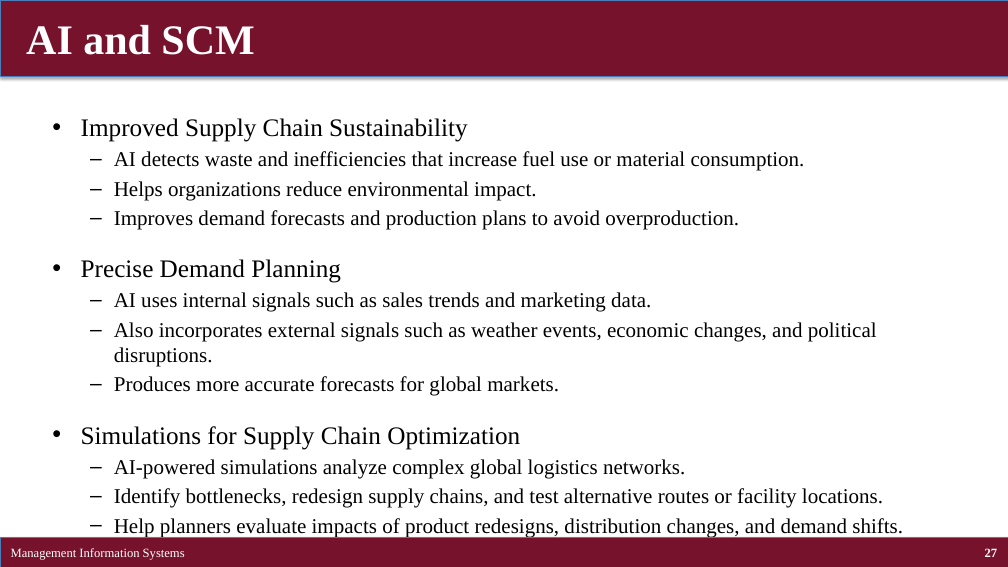
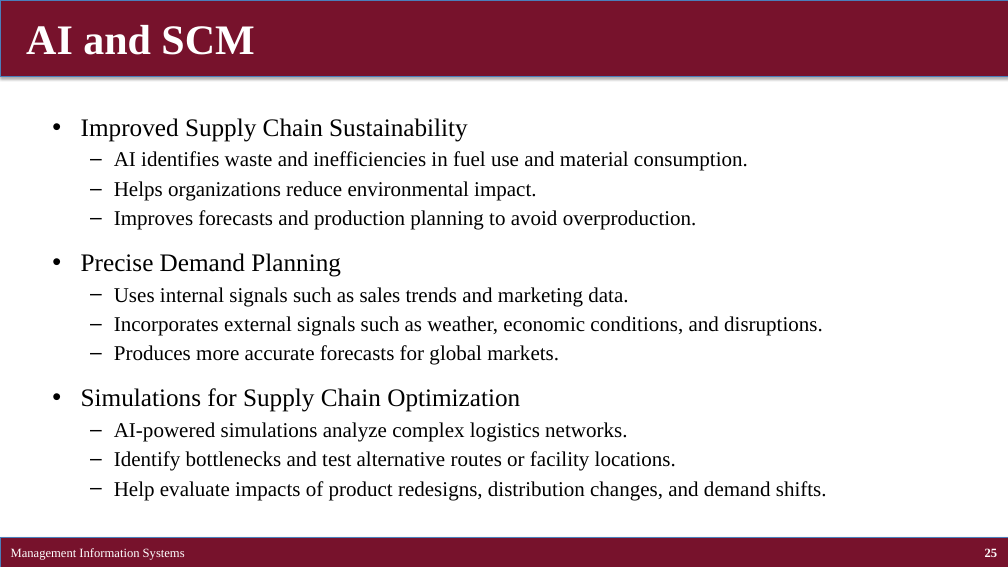
Before and after one commit to brianhwpark/brianhwpark.github.io, a slide deck: slide 25 of files/teaching-resources/concordiacollege-busn-315/busn-315-lecture-note/busn315-ch09.pptx (slide 27 before the commit). Drawn at 1008x567 pixels with LibreOffice and Linux fonts; fonts in the diff are those of the drawing. Boxes give left, top, right and bottom in pixels: in the first picture for what was removed or moved away, otherwise in the second. Text is boxed around its words. In the diff, an @@ line names an element or a change of style, - is before the commit and + after.

```diff
--- a/files/teaching-resources/concordiacollege-busn-315/busn-315-lecture-note/busn315-ch09.pptx
+++ b/files/teaching-resources/concordiacollege-busn-315/busn-315-lecture-note/busn315-ch09.pptx
@@ text at (114,151,748,171): text changed @@
-  – AI detects waste and inefficiencies that increase fuel use or material consumption.
+  – AI identifies waste and inefficiencies in fuel use and material consumption.
@@ text at (114,210,697,230): text changed @@
-  – Improves demand forecasts and production plans to avoid overproduction.
+  – Improves forecasts and production planning to avoid overproduction.
@@ text at (114,287,823,336): text changed @@
-  – AI uses internal signals such as sales trends and marketing data.
-  – Also incorporates external signals such as weather events, economic changes, and political disruptions.
+  – Uses internal signals such as sales trends and marketing data.
+  – Incorporates external signals such as weather, economic conditions, and disruptions.
@@ text at (114,422,827,500): text changed @@
-  – AI-powered simulations analyze complex global logistics networks.
-  – Identify bottlenecks, redesign supply chains, and test alternative routes or facility locations.
-  – Help planners evaluate impacts of product redesigns, distribution changes, and demand shifts.
+  – AI-powered simulations analyze complex logistics networks.
+  – Identify bottlenecks and test alternative routes or facility locations.
+  – Help evaluate impacts of product redesigns, distribution changes, and demand shifts.
@@ page number at (985,548,998,557): text changed @@
-27
+25
```
Also in this commit, not shown: 30 other slides changed, 2 slides added, 2 slides removed, 14 other files.
